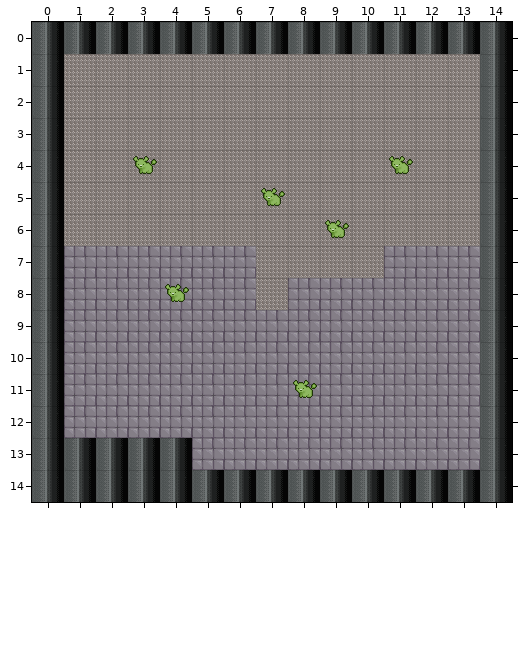
One commit to this Tiled map (JSON): assets/levels/Level_03.tmj. The first picture shows the starting point.
Cells are 32x32 px. Shown: x 0..14, y 0..14.
And afterwards:
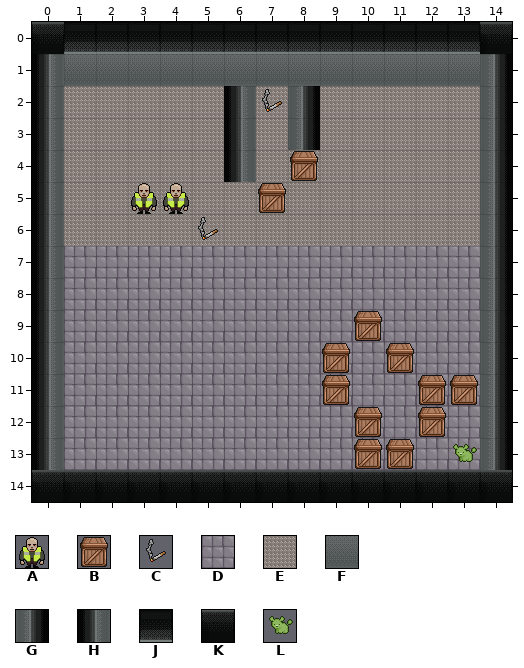
Key: from "Entities": A 0 "Smough_FrontSprite", B 2 "Item_BaseBox", C 3 "Item_Cigarette"; from "SpriteSheet_WallsAndFloor": D 0, E 9, F 18, G 19, H 20, J 21, K 22; from "Tileset": L 3 "Freak".
_ is an empty cell.
Tiles replaced or removed in this view: E, G, L.
Change:
Changed rows in their new state; . is an unchanged cell.
Layer "level":
first column x 0:
 0 KJJJJJJJJJJJJJK
 1 HFFFFFFFFFFFFF.
 2 H.....H.G......
 3 H.....H.G......
 4 H.....H........
 5 H..............
 6 H..............
 7 H......DDDD....
 8 H......D.......
 9 H..............
10 H..............
11 H..............
12 H..............
13 HDDDD..........
14 KKKKKKKKKKKKKKK
Layer "entities":
first column x 3:
 2 ....C......
 4 _....B.._..
 5 AA..B......
 6 ..C..._....
 8 ._.........
 9 .......B...
10 ......B.B..
11 ....._B..BB
12 .......B.B.
13 .......BB.L
Boxes around the changes in both pictures, in picture pixels (x1, y1, x2, y2):
changed: (32, 22, 512, 502)
